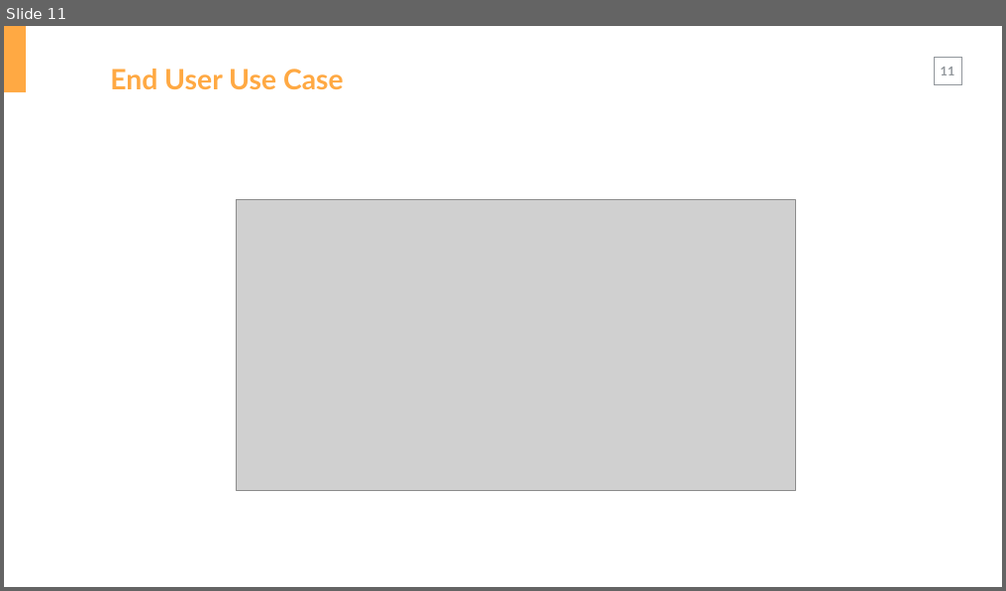
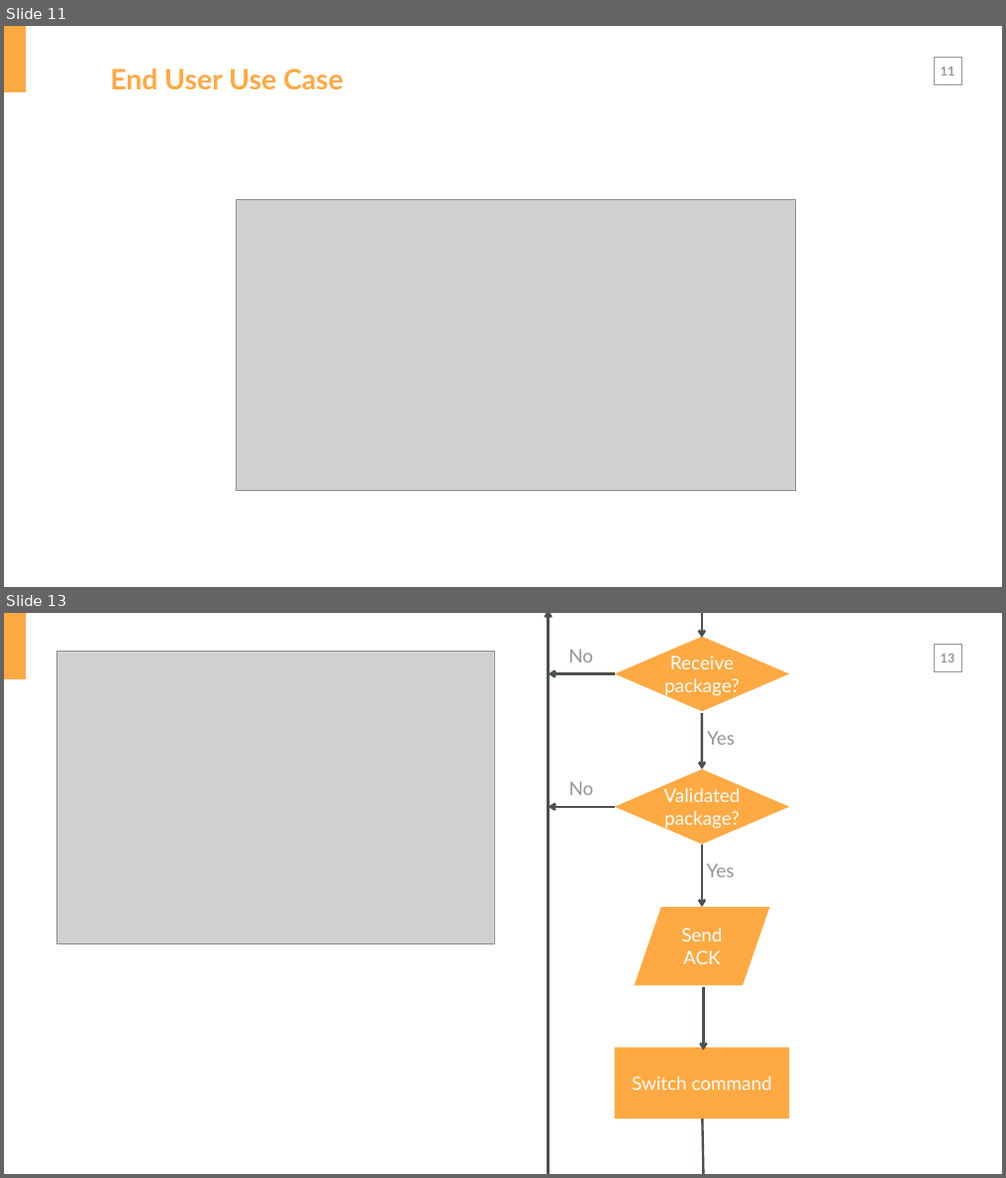
Before and after one commit to HiepBP/-FPT-CAPSTONE-PGSS, a slide deck: Common/Reports/Report.pptx. Shown one above the other, each under a label of ours: slide 11 before the commit, slides 11 and 13 after it; the slides between them are not shown. The pictures are 1006x591 and 1006x1178 pixels, drawn with LibreOffice and Linux fonts; fonts in the diff are those of the drawing; grey boxes stand for pictures. Boxes give left, top, right and bottom in pixels: in the first picture for what was removed or moved away, otherwise in the second. Text is boxed around its words. In the diff, an @@ line names an element or a change of style, - is before the commit and + after.

Commit message:
Update chart

```diff
--- a/Common/Reports/Report.pptx
+++ b/Common/Reports/Report.pptx
@@ slide 13 added at bbox=[4, 613, 1002, 1174], background #FFFFFF; not listed: 3 template elements that a slide beside it also shows @@
@@ arrow added from (548, 1174) to (548, 613), #4B5050 4.5 pt @@
@@ diamond added at bbox=[615, 637, 789, 711], fill #FFA943, 36 pt, text #FFFFFF @@
+Receive package?
@@ arrow added from (702, 613) to (702, 638), #4B5050 4.5 pt @@
@@ picture added at bbox=[56, 652, 494, 945] @@
@@ text added at bbox=[568, 649, 593, 663], 36 pt, text #91969B @@
+No
@@ arrow added from (615, 674) to (548, 674), #4B5050 4.5 pt @@
@@ arrow added from (702, 713) to (702, 769), #4B5050 4.5 pt @@
@@ text added at bbox=[707, 731, 735, 745], 36 pt, text #91969B @@
+Yes
@@ text added at bbox=[569, 781, 594, 795], 36 pt, text #91969B @@
+No
@@ diamond added at bbox=[615, 769, 789, 845], fill #FFA943, 36 pt, text #FFFFFF @@
+Validated package?
@@ arrow added from (615, 807) to (548, 807), #4B5050 4.5 pt @@
@@ arrow added from (702, 845) to (702, 907), #4B5050 4.5 pt @@
@@ text added at bbox=[707, 863, 735, 877], 36 pt, text #91969B @@
+Yes
@@ flow chart input output added at bbox=[634, 907, 769, 986], fill #FFA943, 36 pt, text #FFFFFF @@
+Send ACK
@@ arrow added from (703, 987) to (703, 1051), #4B5050 4.5 pt @@
@@ rectangle added at bbox=[615, 1048, 789, 1119], fill #FFA943, 36 pt, text #FFFFFF @@
+Switch command
@@ line added from (703, 1119) to (703, 1174), #4B5050 4.5 pt @@
```
Also in this commit, not shown: 1 slide changed, 5 other slides added.
